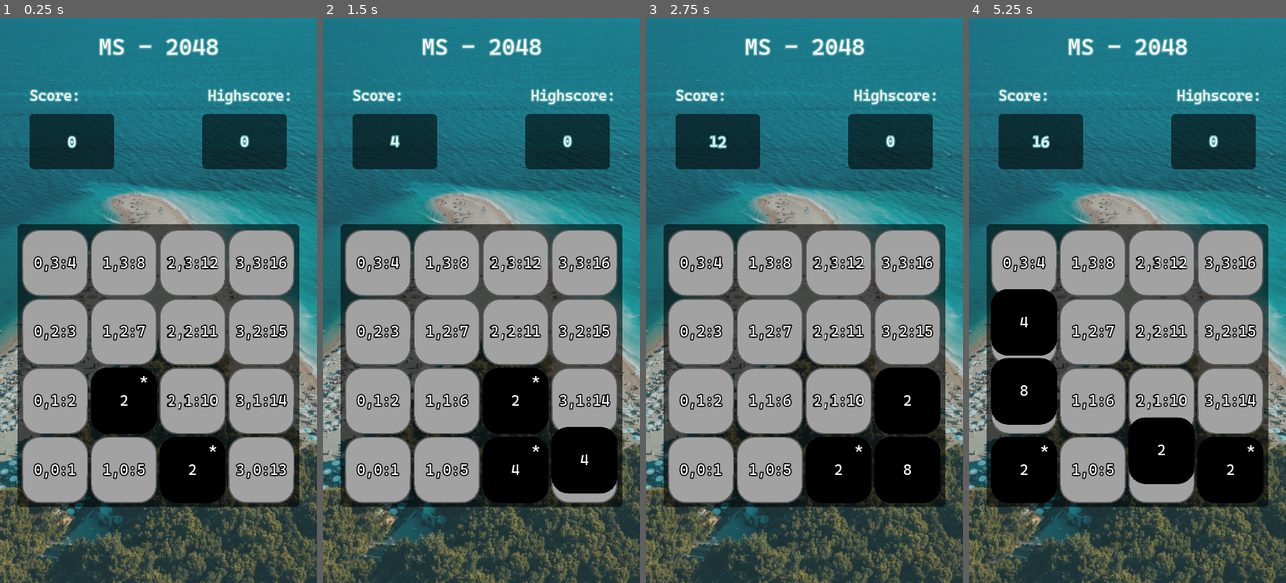
Above: before the commit, frames 1-4 (left to right).
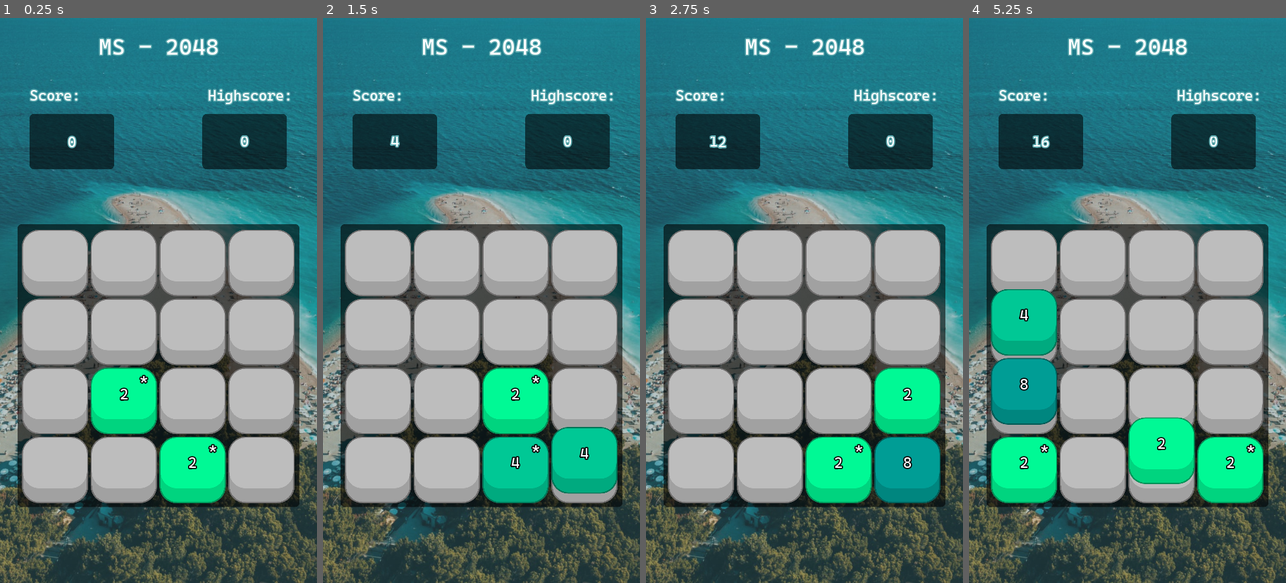
Above: after the commit, the same moments.

Repository: MarkStruik/gd_2048
Game: Godot game, scene res://game.tscn
Two runs of this game, one before a commit and one after it. Both use one fixed random seed, a clock stepped at 60 frames per second and the inputs below.
Inputs (mouse positions are in pixels of both pictures, inside the frame that each line leads up to):
- Up to frame 1 (0.25 s): no input
- Up to frame 2 (1.5 s): tap Enter at 0.5 s; move the mouse to (551, 272) at 0.52 s; hold Right (ui_right) 0.53-1.28 s; click (551, 272) at 0.6 s; tap Space at 1.25 s; move the mouse to (418, 328) at 1.27 s; hold Down (ui_down) from 1.28 s (still down); click (418, 328) at 1.35 s
- Up to frame 3 (2.75 s): tap Enter at 2 s; move the mouse to (836, 176) at 2.02 s; release Down (ui_down) at 2.03 s; hold Right (ui_right) from 2.03 s (still down); click (836, 176) at 2.1 s
- Up to frame 4 (5.25 s): tap Space at 2.75, 4.25 s; move the mouse to (1111, 413) at 2.77 s; release Right (ui_right) at 2.78 s; hold Up (ui_up) 2.78-3.53 s; click (1111, 413) at 2.85 s; tap Enter at 3.5 s; move the mouse to (1222, 385) at 3.52 s; hold Left (ui_left) 3.53-5.03 s; click (1222, 385) at 3.6 s; move the mouse to (1032, 215) at 4.27 s; click (1032, 215) at 4.35 s; move the mouse to (1143, 300) at 5.02 s; hold Down (ui_down) from 5.03 s (still down); click (1143, 300) at 5.1 s

The runs differ from the first frame. In frame 1, 30% of the frame differs, in the area x 6-93%, y 37-86%; in frame 2, 30%; in frame 3, 30%; in frame 4, 32%.

Commit message:
added colors and a way to restart after losing

Diff:
--- a/Piece.tscn
+++ b/Piece.tscn
@@ -4,21 +4,20 @@
 [ext_resource path="res://assets/fonts/CascadiaCodePL.ttf" type="DynamicFontData" id=2]
 
 [sub_resource type="StyleBoxFlat" id=4]
-bg_color = Color( 0.717647, 0.905882, 0.435294, 1 )
 border_width_left = 3
 border_width_top = 3
 border_width_right = 3
 border_width_bottom = 3
-border_color = Color( 0, 0, 0, 1 )
+border_color = Color( 0.596078, 0.584314, 0.584314, 1 )
 corner_radius_top_left = 30
 corner_radius_top_right = 30
 corner_radius_bottom_right = 30
 corner_radius_bottom_left = 30
 
 [sub_resource type="StyleBoxFlat" id=3]
-bg_color = Color( 0.717647, 0.905882, 0.435294, 1 )
+bg_color = Color( 1, 1, 1, 1 )
 border_width_bottom = 25
-border_color = Color( 0.478431, 0.815686, 0.282353, 1 )
+border_color = Color( 0.85098, 0.85098, 0.85098, 1 )
 corner_radius_top_left = 29
 corner_radius_top_right = 29
 corner_radius_bottom_right = 29
@@ -32,9 +31,9 @@
 
 [node name="Node2D" type="Node2D"]
 script = ExtResource( 1 )
-MainColor = Color( 0.639216, 0.639216, 0.639216, 1 )
+MainColor = Color( 0.745098, 0.745098, 0.745098, 1 )
 ShadeColor = Color( 0.333333, 0.333333, 0.333333, 1 )
-BorderColor = Color( 0.639216, 0.639216, 0.639216, 1 )
+BorderColor = Color( 0.639216, 0.639216, 0.639216, 0.862745 )
 
 [node name="Piece" type="Panel" parent="."]
 margin_right = 120.0
@@ -60,28 +59,30 @@
 "_edit_use_anchors_": false
 }
 
-[node name="value" type="Label" parent="Piece"]
+[node name="new" type="Label" parent="."]
 anchor_left = 0.5
 anchor_right = 0.5
-margin_left = -58.0
-margin_right = 58.0
-margin_bottom = 118.0
+margin_left = 75.0
+margin_right = 118.0
+margin_bottom = 42.0
 custom_fonts/font = SubResource( 5 )
-text = "2"
+text = "*"
 align = 1
 valign = 1
 __meta__ = {
 "_edit_use_anchors_": false
 }
 
-[node name="new" type="Label" parent="Piece"]
+[node name="value" type="Label" parent="."]
+light_mask = 0
 anchor_left = 0.5
 anchor_right = 0.5
-margin_left = 15.0
-margin_right = 58.0
-margin_bottom = 42.0
+margin_left = 2.0
+margin_right = 118.0
+margin_bottom = 95.0
+custom_colors/font_color = Color( 1, 1, 1, 1 )
 custom_fonts/font = SubResource( 5 )
-text = "*"
+text = "2"
 align = 1
 valign = 1
 __meta__ = {
--- a/game.tscn
+++ b/game.tscn
@@ -23,82 +23,63 @@
 corner_radius_bottom_right = 8
 corner_radius_bottom_left = 8
 
+[sub_resource type="StyleBoxFlat" id=15]
+bg_color = Color( 0, 0, 0, 0.631373 )
+
 [sub_resource type="Resource" id=3]
 script = ExtResource( 7 )
 Value = 2
-MainColor = Color( 0, 0, 0, 1 )
-ShadeColor = Color( 0, 0, 0, 1 )
-BorderColor = Color( 0, 0, 0, 1 )
-
-[sub_resource type="Resource" id=4]
+MainColor = Color( 0, 0.980392, 0.588235, 1 )
+
+[sub_resource type="Resource" id=14]
 script = ExtResource( 7 )
 Value = 4
-MainColor = Color( 0, 0, 0, 1 )
-ShadeColor = Color( 0, 0, 0, 1 )
-BorderColor = Color( 0, 0, 0, 1 )
+MainColor = Color( 0, 0.788235, 0.588235, 1 )
 
 [sub_resource type="Resource" id=5]
 script = ExtResource( 7 )
 Value = 8
-MainColor = Color( 0, 0, 0, 1 )
-ShadeColor = Color( 0, 0, 0, 1 )
-BorderColor = Color( 0, 0, 0, 1 )
+MainColor = Color( 0, 0.619608, 0.588235, 1 )
 
 [sub_resource type="Resource" id=6]
 script = ExtResource( 7 )
 Value = 16
-MainColor = Color( 0, 0, 0, 1 )
-ShadeColor = Color( 0, 0, 0, 1 )
-BorderColor = Color( 0, 0, 0, 1 )
+MainColor = Color( 0, 0.482353, 0.588235, 1 )
 
 [sub_resource type="Resource" id=7]
 script = ExtResource( 7 )
 Value = 32
-MainColor = Color( 0, 0, 0, 1 )
-ShadeColor = Color( 0, 0, 0, 1 )
-BorderColor = Color( 0, 0, 0, 1 )
+MainColor = Color( 1, 0.482353, 0.588235, 1 )
 
 [sub_resource type="Resource" id=8]
 script = ExtResource( 7 )
 Value = 64
-MainColor = Color( 0, 0, 0, 1 )
-ShadeColor = Color( 0, 0, 0, 1 )
-BorderColor = Color( 0, 0, 0, 1 )
+MainColor = Color( 0.745098, 0.482353, 0.588235, 1 )
 
 [sub_resource type="Resource" id=9]
 script = ExtResource( 7 )
 Value = 128
-MainColor = Color( 0, 0, 0, 1 )
-ShadeColor = Color( 0, 0, 0, 1 )
-BorderColor = Color( 0, 0, 0, 1 )
+MainColor = Color( 0.591146, 0.337138, 0.544963, 1 )
 
 [sub_resource type="Resource" id=10]
 script = ExtResource( 7 )
 Value = 256
-MainColor = Color( 0, 0, 0, 1 )
-ShadeColor = Color( 0, 0, 0, 1 )
-BorderColor = Color( 0, 0, 0, 1 )
+MainColor = Color( 0.442545, 0.210901, 0.39978, 1 )
 
 [sub_resource type="Resource" id=11]
 script = ExtResource( 7 )
 Value = 512
-MainColor = Color( 0, 0, 0, 1 )
-ShadeColor = Color( 0, 0, 0, 1 )
-BorderColor = Color( 0, 0, 0, 1 )
+MainColor = Color( 0.831373, 0.803922, 0.482353, 1 )
 
 [sub_resource type="Resource" id=12]
 script = ExtResource( 7 )
 Value = 1024
-MainColor = Color( 0, 0, 0, 1 )
-ShadeColor = Color( 0, 0, 0, 1 )
-BorderColor = Color( 0, 0, 0, 1 )
+MainColor = Color( 0.759277, 0.593026, 0.287695, 1 )
 
 [sub_resource type="Resource" id=13]
 script = ExtResource( 7 )
 Value = 2048
-MainColor = Color( 0, 0, 0, 1 )
-ShadeColor = Color( 0, 0, 0, 1 )
-BorderColor = Color( 0, 0, 0, 1 )
+MainColor = Color( 0.913737, 0.586242, 0.321236, 1 )
 
 [node name="game" type="Node2D"]
 
@@ -258,6 +239,44 @@
 grow_vertical = 0
 rect_min_size = Vector2( 50, 0 )
 
+[node name="EndGame_Panel" type="Panel" parent="UICanvas/UI"]
+margin_right = 576.0
+margin_bottom = 1024.0
+custom_styles/panel = SubResource( 15 )
+
+[node name="EndGame_center" type="CenterContainer" parent="UICanvas/UI/EndGame_Panel"]
+margin_right = 576.0
+margin_bottom = 1024.0
+
+[node name="VBoxContainer" type="VBoxContainer" parent="UICanvas/UI/EndGame_Panel/EndGame_center"]
+margin_left = 156.0
+margin_top = 417.0
+margin_right = 420.0
+margin_bottom = 606.0
+
+[node name="Label" type="Label" parent="UICanvas/UI/EndGame_Panel/EndGame_center/VBoxContainer"]
+margin_right = 264.0
+margin_bottom = 101.0
+rect_min_size = Vector2( 250, 0 )
+custom_fonts/font = ExtResource( 4 )
+text = " Nice Job!
+Game Ended"
+align = 1
+valign = 1
+
+[node name="MarginContainer" type="MarginContainer" parent="UICanvas/UI/EndGame_Panel/EndGame_center/VBoxContainer"]
+margin_top = 105.0
+margin_right = 264.0
+margin_bottom = 130.0
+rect_min_size = Vector2( 0, 25 )
+
+[node name="Restart Button" type="Button" parent="UICanvas/UI/EndGame_Panel/EndGame_center/VBoxContainer"]
+margin_top = 134.0
+margin_right = 264.0
+margin_bottom = 189.0
+custom_fonts/font = ExtResource( 4 )
+text = "Restart"
+
 [node name="background" type="TextureRect" parent="."]
 modulate = Color( 1, 1, 1, 0.658824 )
 margin_right = 576.0
@@ -281,7 +300,7 @@
 __meta__ = {
 "_edit_use_anchors_": false
 }
-Colors = [ SubResource( 3 ), SubResource( 4 ), SubResource( 5 ), SubResource( 6 ), SubResource( 7 ), SubResource( 8 ), SubResource( 9 ), SubResource( 10 ), SubResource( 11 ), SubResource( 12 ), SubResource( 13 ) ]
+Colors = [ SubResource( 3 ), SubResource( 14 ), SubResource( 5 ), SubResource( 6 ), SubResource( 7 ), SubResource( 8 ), SubResource( 9 ), SubResource( 10 ), SubResource( 11 ), SubResource( 12 ), SubResource( 13 ) ]
 
 [node name="TouchControl" type="Node2D" parent="."]
 script = ExtResource( 6 )
@@ -294,7 +313,10 @@
 [node name="ScoreManager" type="Node2D" parent="."]
 script = ExtResource( 8 )
 
+[connection signal="pressed" from="UICanvas/UI/EndGame_Panel/EndGame_center/VBoxContainer/Restart Button" to="grid" method="_on_RestartGame"]
 [connection signal="change_score" from="grid" to="ScoreManager" method="_on_grid_change_score"]
+[connection signal="game_ended" from="grid" to="UICanvas" method="_on_grid_game_ended"]
+[connection signal="game_started" from="grid" to="UICanvas" method="_on_grid_game_started"]
 [connection signal="move" from="TouchControl" to="grid" method="_on_TouchControl_move"]
 [connection signal="move" from="KeyboardControl" to="grid" method="_on_KeyboardControl_move"]
 [connection signal="set_score" from="ScoreManager" to="UICanvas" method="_on_ScoreManager_set_score"]
--- a/resources/pieceTemplate.gd
+++ b/resources/pieceTemplate.gd
@@ -3,5 +3,5 @@
 
 export var Value : int
 export var MainColor: Color
-export var ShadeColor: Color
-export var BorderColor: Color
+#export var ShadeColor: Color
+#export var BorderColor: Color
--- a/scripts/Piece.gd
+++ b/scripts/Piece.gd
@@ -8,26 +8,15 @@
 onready var tween := $MoveTween
 
 func _ready():
+	update_data()
+
+func update_data():
 	if Value == 0:
-		$Piece/value.text = ""
+		$value.text = ""
 	else:
-		$Piece/value.text = String(Value)
+		$value.text = String(Value)
 
-	var new_style = StyleBoxFlat.new()
-	new_style.set_bg_color(MainColor)
-	new_style.border_color = BorderColor
-	new_style.border_width_bottom = 20
-	new_style.set_corner_radius_all(30)
-
-	$Piece/inner.set('custom_styles/panel', new_style)
-
-	var new_style2 = StyleBoxFlat.new()
-	new_style2.set_bg_color(ShadeColor)
-	new_style2.border_color = ShadeColor
-	new_style2.border_width_bottom = 3
-	new_style2.set_corner_radius_all(30)
-
-	$Piece.set('custom_styles/panel', new_style2)
+	$Piece.modulate = MainColor
 
 func move(dest: Vector2):
 	tween.interpolate_property(self,"position", position, dest, 0.3,Tween.TRANS_BOUNCE, Tween.EASE_OUT)
@@ -42,7 +31,7 @@
 	$ModulateTween.start()
 
 func hideNewStatus():
-	$Piece/new.hide()
+	$new.hide()
 
 
 func _on_ModulateTween_tween_completed(object, key):
--- a/scripts/gameUI.gd
+++ b/scripts/gameUI.gd
@@ -3,7 +3,15 @@
 onready var scoreLabel := $UI/VBoxContainer/HBoxContainer2/grid/Score
 
 
+func _on_ScoreManager_set_score(score):
+	scoreLabel.text = str(score)
 
 
-func _on_ScoreManager_set_score(score):
-	scoreLabel.text = str(score)
+func _on_grid_game_ended():
+	$UI/EndGame_Panel.show()
+	pass # Replace with function body.
+
+
+func _on_grid_game_started():
+	$UI/EndGame_Panel.hide()
+	pass # Replace with function body.
--- a/scripts/grid.gd
+++ b/scripts/grid.gd
@@ -9,6 +9,8 @@
 onready var pieceTemplate := preload("res://Piece.tscn")
 
 signal change_score
+signal game_ended
+signal game_started
 
 # member vars
 var board := []
@@ -20,11 +22,18 @@
 
 func _ready():
 	randomize()
+	restart_game()
+
+func restart_game():
+
+	for child in get_children():
+		child.queue_free()
+
 	board = make_2d_array()
 	generate_background()
 	generate_new_pieces()
 	generate_new_pieces()
-
+	emit_signal("game_started")
 
 func make_2d_array():
 	var array = [];
@@ -132,8 +141,6 @@
 			var data = get_color_data(value)
 			temp.Value = data.Value
 			temp.MainColor = data.MainColor
-			temp.ShadeColor = data.ShadeColor
-			temp.BorderColor = data.BorderColor
 
 			add_child(temp)
 			board[next_location.x][next_location.y] = temp
@@ -160,17 +167,17 @@
 				var data = get_color_data(is_two_or_four())
 				temp.Value = data.Value
 				temp.MainColor = data.MainColor
-				temp.ShadeColor = data.ShadeColor
-				temp.BorderColor = data.BorderColor
 
 				add_child(temp)
+				temp.update_data()
 				board[x_pos][y_pos] = temp
 				temp.position = grid_to_pixel(Vector2(x_pos, y_pos))
 
 				pieces_made += 1
 
 	else:
-		print("no more empty spaces")
+		can_control = false
+		emit_signal("game_ended")
 
 func is_two_or_four():
 	var temp = rand_range(0,100)
@@ -186,14 +193,16 @@
 	return null
 
 func generate_background():
-	var t = 0
+	var t = 2
 	for i in width:
 		for j in height:
-			t+=1
 			var temp = pieceTemplate.instance()
+			#var data = get_color_data(min(t, 2048))
+			#temp.Value = data.Value
+			temp.MainColor = Color.gray
 			add_child(temp)
-			temp.get_node("Piece/value").text = String(i) + "," + String(j) + ":" + String(t)
 			temp.position = grid_to_pixel(Vector2(i,j))
+			t*=2
 			temp.hideNewStatus()
 
 func _on_TouchControl_move(direction: Vector2):
@@ -201,3 +210,6 @@
 
 func _on_KeyboardControl_move(direction: Vector2):
 	move_all_pieces(direction)
+
+func _on_RestartGame():
+	restart_game()
Binary file added: assets/rainbow.png
Not shown, added: assets/rainbow.png.import
Not shown: 1 places in game.tscn that only renumber resources
